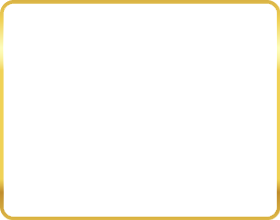
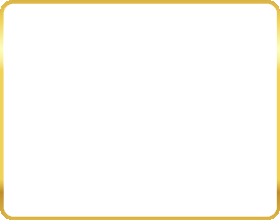
Revision of a layered 280x220 image; what changed, layer by layer:
added layer "left-top" above "left-bottom" over [1, 0, 9, 8]
added layer "left-bottom" above "right-top" over [0, 211, 9, 220]
added layer "right-top" above "Створення шару" over [271, 0, 280, 9]
hid "Створення шару", painted on it over [270, 211, 280, 220]
added layer "right-bottom" above "test" over [271, 211, 280, 220]
painted on "test" over [0, 0, 280, 220]
